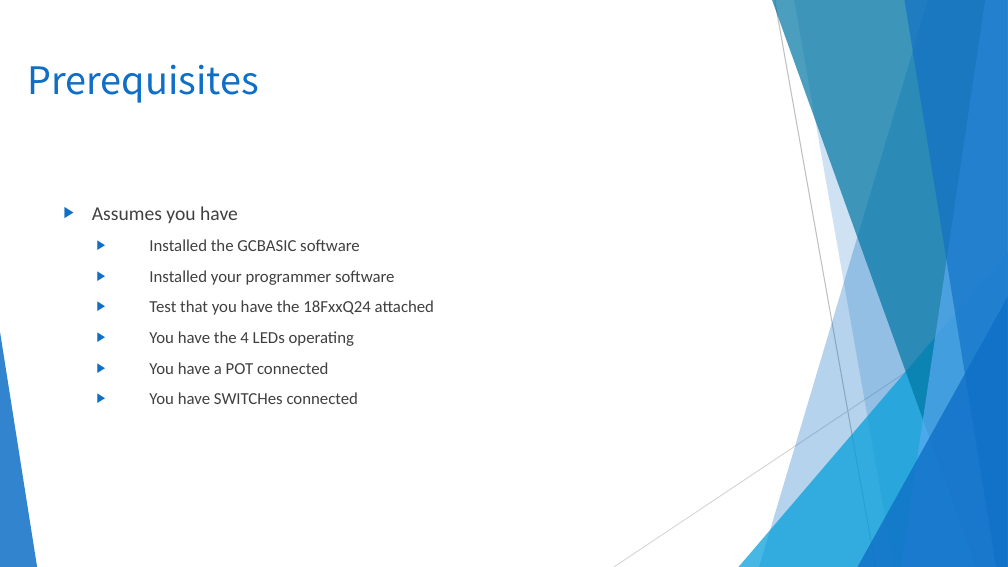
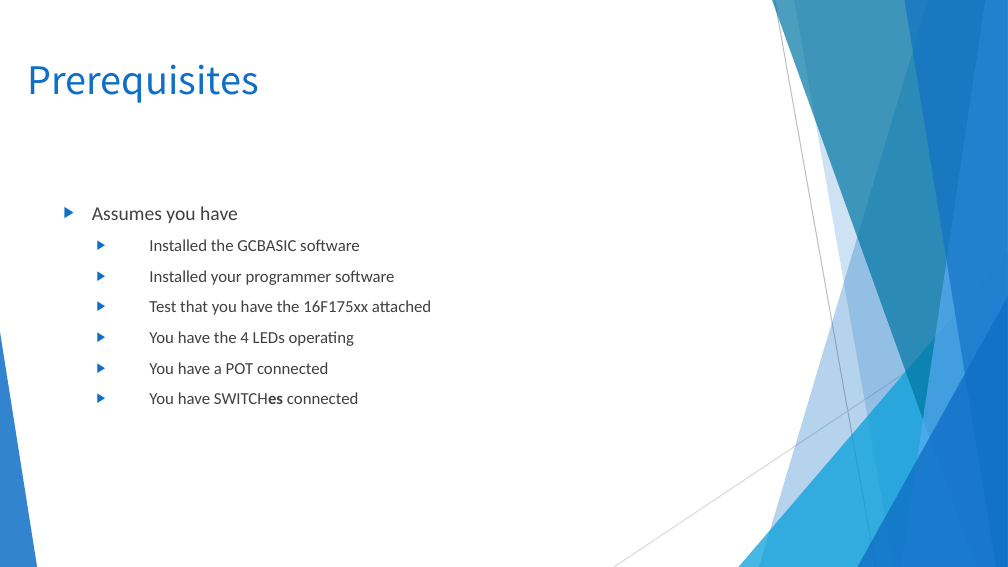
Before and after one commit to GreatCowBASIC/Demonstration_Sources, a slide deck: slide 7 of Vendor_Boards/Great_Cow_Basic_Demo_Board/16F17556_chiprange_demonstrations/tutorials/GCBASIC_Part6_Using_the_Reset.pptx. Drawn at 1008x567 pixels with LibreOffice and Linux fonts; fonts in the diff are those of the drawing; background and template pictures are left out. Boxes give left, top, right and bottom in pixels: in the first picture for what was removed or moved away, otherwise in the second. Text is boxed around its words. In the diff, an @@ line names an element or a change of style, - is before the commit and + after.

```diff
--- a/Vendor_Boards/Great_Cow_Basic_Demo_Board/16F17556_chiprange_demonstrations/tutorials/GCBASIC_Part6_Using_the_Reset.pptx
+++ b/Vendor_Boards/Great_Cow_Basic_Demo_Board/16F17556_chiprange_demonstrations/tutorials/GCBASIC_Part6_Using_the_Reset.pptx
@@ text at [149,300,431,315]: text changed @@
-  ▶ Test that you have the 18FxxQ24 attached
+  ▶ Test that you have the 16F175xx attached
@@ text at [149,392,358,404]: bold on in "SWITCHes" @@
```
Also in this commit, not shown: 11 other slides changed, 40 other files.
